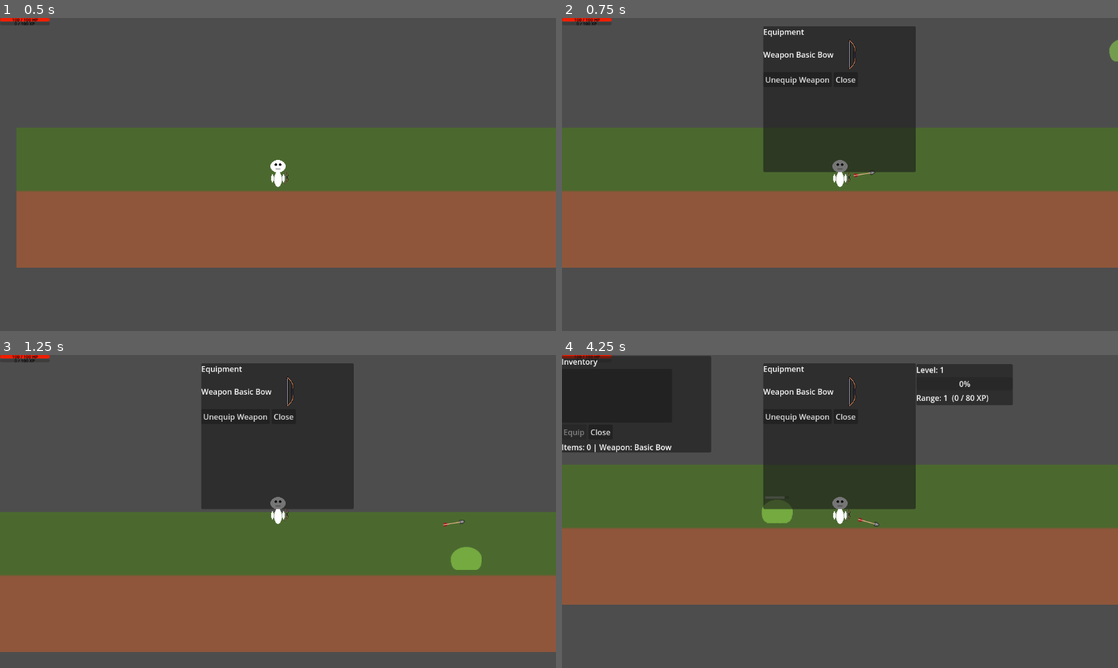
Above: before the commit, frames 1-4 (two rows, left to right).
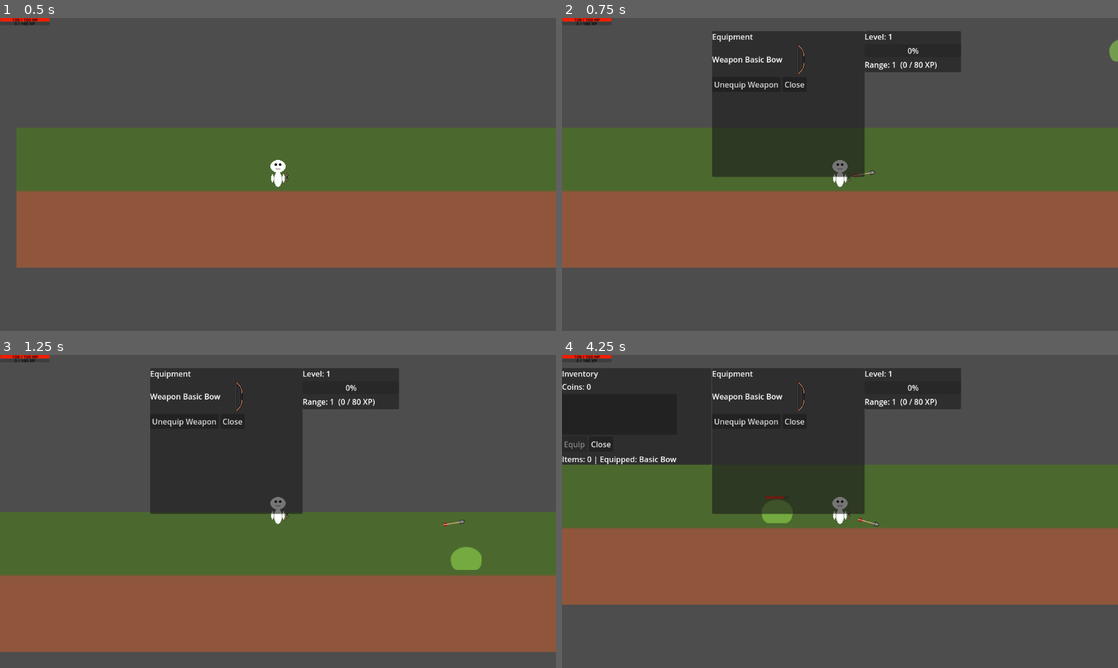
Above: after the commit, the same moments.

Repository: IcyOtter/Survivor-Wave-Like
Game: Godot game, scene res://scenes/world.tscn
The game is run twice, just before and just after one commit, with the same random seed, the same clock (stepped at 60 frames per second) and the same inputs.
Inputs (mouse positions are in pixels of both pictures, inside the frame that each line leads up to):
- Up to frame 1 (0.5 s): no input
- Up to frame 2 (0.75 s): tap Enter at 0.5 s; move the mouse to (962, 158) at 0.52 s; hold D (move_right) from 0.53 s (still down); tap C (toggle_equipment) at 0.6 s; click (962, 158) at 0.67 s
- Up to frame 3 (1.25 s): keep holding D (move_right); tap Space (jump) at 0.77 s
- Up to frame 4 (4.25 s): move the mouse to (728, 527) at 1.27 s; click (728, 527) at 1.35 s; tap Space (jump) at 1.52, 3.02, 3.77 s; tap C (toggle_equipment) at 1.55, 2.3, 3.05, 3.6 s; move the mouse to (895, 442) at 2.02 s; release D (move_right) at 2.03 s; hold A (move_left) 2.03-2.78 s; tap E (interact) at 2.1 s; move the mouse to (812, 574) at 2.77 s; hold D (move_right) from 2.78 s (still down); tap S (toggle_autofire) at 2.85 s; click (812, 574) at 2.92 s; move the mouse to (1006, 558) at 3.52 s; tap Tab (toggle_inventory) at 4.15 s

Frame 1 is identical in both runs. In frame 2, 9.5% of the frame differs, in the area x 27-72%, y 2-51%; in frame 3, 9.4%; in frame 4, 12%, in the area x 0-82%, y 0-51%.

Commit message:
- Added coins to the game - Adjusted UI to be more compact

Diff:
--- a/mobs/enemies/Green Slime/GreenSlime.tres
+++ b/mobs/enemies/Green Slime/GreenSlime.tres
@@ -1,10 +1,18 @@
-[gd_resource type="Resource" script_class="NPCDefinition" load_steps=7 format=3 uid="uid://bwmorvryn6x3c"]
+[gd_resource type="Resource" script_class="NPCDefinition" load_steps=10 format=3 uid="uid://bwmorvryn6x3c"]
 
 [ext_resource type="Script" uid="uid://cstfxioi7pfmh" path="res://scripts/DropEntry.gd" id="1_d7psj"]
+[ext_resource type="Script" uid="uid://br0lv7qvslqdf" path="res://scripts/CoinDropEntry.gd" id="1_y40q7"]
 [ext_resource type="Script" uid="uid://gptryxxcepb0" path="res://scripts/Enemy Scripts/NPCDefinition.gd" id="2_03gb4"]
 [ext_resource type="Resource" uid="uid://bbyoc5thmj6ny" path="res://items/weapons/BasicBow/BasicBow.tres" id="2_pp7x2"]
+[ext_resource type="PackedScene" uid="uid://dy3jk71n1bylw" path="res://scenes/CoinPickup.tscn" id="2_tfet5"]
 [ext_resource type="Texture2D" uid="uid://bfnao0om1m8kk" path="res://assets/enemies/slime.png" id="3_03gb4"]
 [ext_resource type="PackedScene" uid="uid://4ewapt1weyo" path="res://scenes/ItemPickup.tscn" id="3_y40q7"]
+
+[sub_resource type="Resource" id="Resource_1nxrn"]
+script = ExtResource("1_y40q7")
+max_value = 10
+coin_pickup_scene = ExtResource("2_tfet5")
+metadata/_custom_type_script = "uid://br0lv7qvslqdf"
 
 [sub_resource type="Resource" id="Resource_n1tap"]
 script = ExtResource("1_d7psj")
@@ -16,9 +24,9 @@
 [resource]
 script = ExtResource("2_03gb4")
 id = "Green_Slime"
-display_name = "Green Slime"
 max_health = 5
 xp_reward = 25
 sprite_texture = ExtResource("3_03gb4")
 drops = Array[ExtResource("1_d7psj")]([SubResource("Resource_n1tap")])
+coin_drops = Array[ExtResource("1_y40q7")]([SubResource("Resource_1nxrn")])
 metadata/_custom_type_script = "uid://gptryxxcepb0"
--- a/mobs/enemies/Green Slime/GreenSlime.tscn
+++ b/mobs/enemies/Green Slime/GreenSlime.tscn
@@ -1,9 +1,16 @@
-[gd_scene load_steps=7 format=3 uid="uid://cq8lvqa2wju0w"]
+[gd_scene load_steps=8 format=3 uid="uid://cq8lvqa2wju0w"]
 
 [ext_resource type="Script" uid="uid://t251hpwfilyd" path="res://scripts/Enemy Scripts/BaseEnemy.gd" id="1_md0e3"]
 [ext_resource type="Texture2D" uid="uid://bfnao0om1m8kk" path="res://assets/enemies/slime.png" id="2_4ra3w"]
 [ext_resource type="Script" uid="uid://c0xeprhbprjvv" path="res://scripts/Enemy Scripts/EnemyHealthBar.gd" id="2_5uy6h"]
 [ext_resource type="Resource" uid="uid://bwmorvryn6x3c" path="res://mobs/enemies/Green Slime/GreenSlime.tres" id="2_yoxs7"]
+
+[sub_resource type="StyleBoxFlat" id="StyleBoxFlat_yoxs7"]
+bg_color = Color(0.9411765, 0.11764706, 0, 1)
+corner_radius_top_left = 15
+corner_radius_top_right = 15
+corner_radius_bottom_right = 15
+corner_radius_bottom_left = 15
 
 [sub_resource type="RectangleShape2D" id="RectangleShape2D_md0e3"]
 size = Vector2(41, 41)
@@ -22,6 +29,7 @@
 offset_top = -55.0
 offset_right = 25.0
 offset_bottom = -50.0
+theme_override_styles/fill = SubResource("StyleBoxFlat_yoxs7")
 max_value = 20.0
 value = 20.0
 show_percentage = false
--- /dev/null
+++ b/scenes/CoinPickup.gd
@@ -0,0 +1,30 @@
+extends Area2D
+class_name CoinPickup
+
+@export var value: int = 1
+
+@onready var label: Label = get_node_or_null("Label") as Label
+
+func _ready() -> void:
+	monitoring = true
+	monitorable = true
+
+	_update_label()
+
+	if not body_entered.is_connected(_on_body_entered):
+		body_entered.connect(_on_body_entered)
+
+func set_value(v: int) -> void:
+	value = max(v, 0)
+	_update_label()
+
+func _update_label() -> void:
+	# Optional: if you added a Label child for debugging
+	if label != null:
+		label.text = str(value)
+
+func _on_body_entered(body: Node) -> void:
+	if body != null and is_instance_valid(body) and body.is_in_group("player"):
+		if body.has_method("add_coins"):
+			body.call("add_coins", value)
+		queue_free()
--- /dev/null
+++ b/scenes/CoinPickup.tscn
@@ -0,0 +1,19 @@
+[gd_scene load_steps=4 format=3 uid="uid://dy3jk71n1bylw"]
+
+[ext_resource type="Script" uid="uid://bwglg16woe87f" path="res://scenes/CoinPickup.gd" id="1_3ijga"]
+[ext_resource type="Texture2D" uid="uid://bnguo1msekngw" path="res://items/currencies/Coin.png" id="1_4asle"]
+
+[sub_resource type="CircleShape2D" id="CircleShape2D_3ijga"]
+radius = 6.0
+
+[node name="CoinPickup" type="Area2D"]
+script = ExtResource("1_3ijga")
+
+[node name="Sprite2D" type="Sprite2D" parent="."]
+position = Vector2(1.9073486e-06, 1.9073486e-06)
+scale = Vector2(0.34375, 0.34375)
+texture = ExtResource("1_4asle")
+
+[node name="CollisionShape2D" type="CollisionShape2D" parent="."]
+position = Vector2(0, -1)
+shape = SubResource("CircleShape2D_3ijga")
--- a/scenes/LevelHUD.gd
+++ b/scenes/LevelHUD.gd
@@ -33,7 +33,7 @@
 
 func _process(_delta: float) -> void:
 	# Toggle with the same action as inventory (Tab)
-	if Input.is_action_just_pressed("toggle_inventory"):
+	if Input.is_action_just_pressed("toggle_equipment"):
 		panel.visible = not panel.visible
 		if panel.visible:
 			_refresh()
--- a/scenes/LevelHUD.tscn
+++ b/scenes/LevelHUD.tscn
@@ -6,13 +6,13 @@
 script = ExtResource("1_0ycnv")
 
 [node name="Panel" type="PanelContainer" parent="."]
-anchors_preset = -1
+anchors_preset = 2
 anchor_top = 1.0
 anchor_bottom = 1.0
-offset_left = 734.0
-offset_top = -629.0
-offset_right = 934.0
-offset_bottom = -544.0
+offset_left = 627.0
+offset_top = -621.0
+offset_right = 827.0
+offset_bottom = -536.0
 grow_vertical = 0
 
 [node name="VBox" type="VBoxContainer" parent="Panel"]
--- a/scenes/enemy.tscn
+++ b/scenes/enemy.tscn
@@ -1,8 +1,17 @@
-[gd_scene load_steps=6 format=3 uid="uid://bn3wlq2aob8k0"]
+[gd_scene load_steps=7 format=3 uid="uid://bn3wlq2aob8k0"]
 
 [ext_resource type="Script" uid="uid://t251hpwfilyd" path="res://scripts/Enemy Scripts/BaseEnemy.gd" id="1_md0e3"]
-[ext_resource type="Texture2D" uid="uid://bfnao0om1m8kk" path="res://assets/enemies/slime.png" id="2_4ra3w"]
 [ext_resource type="Script" uid="uid://c0xeprhbprjvv" path="res://scripts/Enemy Scripts/EnemyHealthBar.gd" id="2_5uy6h"]
+
+[sub_resource type="StyleBoxFlat" id="StyleBoxFlat_5uy6h"]
+bg_color = Color(0.6, 0.6, 0.6, 0)
+
+[sub_resource type="StyleBoxFlat" id="StyleBoxFlat_4ra3w"]
+bg_color = Color(0.9411765, 0.11764706, 0, 1)
+corner_radius_top_left = 15
+corner_radius_top_right = 15
+corner_radius_bottom_right = 15
+corner_radius_bottom_left = 15
 
 [sub_resource type="RectangleShape2D" id="RectangleShape2D_md0e3"]
 size = Vector2(41, 41)
@@ -10,7 +19,7 @@
 [sub_resource type="RectangleShape2D" id="RectangleShape2D_4ra3w"]
 size = Vector2(44, 32.666664)
 
-[node name="Enemy" type="CharacterBody2D"]
+[node name="Enemy_Template" type="CharacterBody2D"]
 collision_layer = 8
 collision_mask = 5
 script = ExtResource("1_md0e3")
@@ -21,14 +30,16 @@
 offset_top = -55.0
 offset_right = 25.0
 offset_bottom = -50.0
+theme_override_styles/background = SubResource("StyleBoxFlat_5uy6h")
+theme_override_styles/fill = SubResource("StyleBoxFlat_4ra3w")
 max_value = 20.0
 value = 20.0
 show_percentage = false
 script = ExtResource("2_5uy6h")
+hide_when_full = false
 
 [node name="Sprite2D" type="Sprite2D" parent="."]
 position = Vector2(0, -32)
-texture = ExtResource("2_4ra3w")
 
 [node name="DamageArea" type="CollisionShape2D" parent="."]
 position = Vector2(0.5, -21)
--- a/scenes/world.tscn
+++ b/scenes/world.tscn
@@ -160,10 +160,11 @@
 offset_bottom = 401.0
 
 [node name="InventoryPanel" type="Panel" parent="Player/Camera2D/UI/HUD"]
-visible = false
-layout_mode = 1
-offset_right = 310.0
-offset_bottom = 200.0
+layout_mode = 1
+offset_left = 1.0
+offset_top = 25.0
+offset_right = 311.0
+offset_bottom = 225.0
 script = ExtResource("4_4mrxx")
 equipment_panel_path = NodePath("../EquipmentPanel")
 
@@ -175,6 +176,10 @@
 [node name="Label" type="Label" parent="Player/Camera2D/UI/HUD/InventoryPanel/VBoxContainer"]
 layout_mode = 2
 text = "Inventory"
+
+[node name="CoinsLabel" type="Label" parent="Player/Camera2D/UI/HUD/InventoryPanel/VBoxContainer"]
+layout_mode = 2
+text = "Coins: 0"
 
 [node name="WeaponList" type="ItemList" parent="Player/Camera2D/UI/HUD/InventoryPanel/VBoxContainer"]
 layout_mode = 2
@@ -205,10 +210,10 @@
 anchor_top = 0.036
 anchor_right = 0.409
 anchor_bottom = 0.995
-offset_left = 305.202
-offset_top = 0.63600063
-offset_right = 263.202
-offset_bottom = -80.0
+offset_left = 199.202
+offset_top = 10.636001
+offset_right = 157.202
+offset_bottom = -70.0
 script = ExtResource("5_7r4gi")
 
 [node name="VBoxContainer" type="VBoxContainer" parent="Player/Camera2D/UI/HUD/EquipmentPanel"]
--- /dev/null
+++ b/scripts/CoinDropEntry.gd
@@ -0,0 +1,11 @@
+extends Resource
+class_name CoinDropEntry
+
+@export var chance: float = 1.0
+
+# Random coin value range
+@export var min_value: int = 1
+@export var max_value: int = 1
+
+# Scene that represents the coin pickup in the world
+@export var coin_pickup_scene: PackedScene
--- a/scripts/Enemy Scripts/BaseEnemy.gd
+++ b/scripts/Enemy Scripts/BaseEnemy.gd
@@ -23,6 +23,7 @@
 var _touching_target: Node = null
 var _contact_timer: float = 0.0
 var drops: Array[DropEntry] = []
+var coin_drops: Array[CoinDropEntry] = []
 
 @export var drop_offset: Vector2 = Vector2(0, -8)
 @export var drop_raycast_distance: float = 200.0
@@ -61,6 +62,7 @@
 	stop_distance = npc_def.stop_distance
 	contact_damage = npc_def.contact_damage
 	drops = npc_def.drops
+	coin_drops = npc_def.coin_drops
 
 	# Optional sprite convenience
 	if sprite != null:
@@ -111,6 +113,7 @@
 
 func die() -> void:
 	_try_drop_loot()
+	_try_drop_coins()
 
 		# Award XP (total + range skill for now)
 	if npc_def != null and npc_def.xp_reward > 0:
@@ -176,6 +179,65 @@
 	parent.call_deferred("add_child", pickup)
 	pickup.set_deferred("global_position", final_pos)
 
+func _try_drop_coins() -> void:
+	if coin_drops.is_empty():
+		return
+
+	var rng: RandomNumberGenerator = RandomNumberGenerator.new()
+	rng.randomize()
+
+	for entry: CoinDropEntry in coin_drops:
+		if entry == null:
+			continue
+		if entry.coin_pickup_scene == null:
+			continue
+
+		if rng.randf() <= entry.chance:
+			var min_v: int = maxi(entry.min_value, 0)
+			var max_v: int = maxi(entry.max_value, min_v)
+			var value: int = rng.randi_range(min_v, max_v)
+
+			# Defer spawn to avoid physics flush issues (same as your item drop)
+			call_deferred("_spawn_coin_pickup_deferred", entry, value)
+			# If you only want ONE coin drop entry max, you can break here:
+			# break
+
+func _spawn_coin_pickup_deferred(entry: CoinDropEntry, value: int) -> void:
+	var coin := entry.coin_pickup_scene.instantiate()
+	if coin == null:
+		push_warning("Enemy coin drop: failed to instantiate coin_pickup_scene.")
+		return
+
+	# Standardized API: CoinPickup.gd implements set_value(v)
+	if coin.has_method("set_value"):
+		coin.call("set_value", value)
+	else:
+		push_warning("Enemy coin drop: coin pickup scene script is missing set_value(v).")
+
+	# Ground placement (same as your item drop)
+	var start_pos := global_position + Vector2(0, -16)
+
+	var space := get_world_2d().direct_space_state
+	var query := PhysicsRayQueryParameters2D.create(
+		start_pos,
+		start_pos + Vector2(0, 800)
+	)
+	query.collision_mask = GROUND_MASK
+	query.exclude = [self]
+
+	var result := space.intersect_ray(query)
+
+	var final_pos := start_pos
+	if result.size() > 0:
+		final_pos = result["position"] - Vector2(0, drop_clearance)
+
+	var parent := get_parent()
+	if parent == null:
+		parent = get_tree().current_scene
+
+	parent.call_deferred("add_child", coin)
+	coin.set_deferred("global_position", final_pos)
+
 func _on_contact_body_entered(body: Node) -> void:
 	# If you want to be stricter, check group "player" instead.
 	if body != null and is_instance_valid(body) and body.has_method("take_damage"):
--- a/scripts/Enemy Scripts/NPCDefinition.gd
+++ b/scripts/Enemy Scripts/NPCDefinition.gd
@@ -16,3 +16,4 @@
 @export var sprite_scale: Vector2 = Vector2(1, 1)
 
 @export var drops: Array[DropEntry] = []
+@export var coin_drops: Array[CoinDropEntry] = []
--- a/scripts/InventoryUI.gd
+++ b/scripts/InventoryUI.gd
@@ -1,5 +1,6 @@
 extends Panel
 
+@onready var coins_label: Label = $VBoxContainer/CoinsLabel
 @onready var weapon_list: ItemList = $VBoxContainer/WeaponList
 @onready var hint_label: Label = $VBoxContainer/HintLabel
 @onready var equip_button: Button = $VBoxContainer/ButtonsRow/EquipButton
@@ -9,6 +10,7 @@
 
 var _weapon_manager: WeaponManager = null
 var _equipment_ui: Node = null
+var _player: Node = null
 
 func _ready() -> void:
 	visible = false
@@ -23,11 +25,9 @@
 	if not weapon_list.item_selected.is_connected(_on_item_selected):
 		weapon_list.item_selected.connect(_on_item_selected)
 
-	if not weapon_list.item_activated.is_connected(_on_item_activated):
-		weapon_list.item_activated.connect(_on_item_activated)
+	_equipment_ui = get_node_or_null(equipment_panel_path)
 
-	_equipment_ui = get_node_or_null(equipment_panel_path)
-	_bind_weapon_manager()
+	_bind_player_and_weapon_manager()
 	_refresh()
 
 func _process(_delta: float) -> void:
@@ -39,13 +39,13 @@
 	if visible and Input.is_action_just_pressed("ui_cancel"):
 		visible = false
 
-func _bind_weapon_manager() -> void:
-	var player := get_tree().get_first_node_in_group("player")
-	if player == null:
+func _bind_player_and_weapon_manager() -> void:
+	_player = get_tree().get_first_node_in_group("player")
+	if _player == null:
 		push_warning("InventoryUI: Player not found in group 'player'.")
 		return
 
-	_weapon_manager = player.get_node_or_null("WeaponManager") as WeaponManager
+	_weapon_manager = _player.get_node_or_null("WeaponManager") as WeaponManager
 	if _weapon_manager == null:
 		push_warning("InventoryUI: WeaponManager not found under Player.")
 		return
@@ -53,18 +53,28 @@
 	if not _weapon_manager.inventory_updated.is_connected(_on_inventory_updated):
 		_weapon_manager.inventory_updated.connect(_on_inventory_updated)
 
+	# Bind coins signal (live updates)
+	if _player.has_signal("coins_changed"):
+		if not _player.coins_changed.is_connected(_on_coins_changed):
+			_player.coins_changed.connect(_on_coins_changed)
+
 	print("InventoryUI: Bound to WeaponManager successfully.")
 
 func _on_inventory_updated() -> void:
 	_refresh()
 
+func _on_coins_changed(_coins: int) -> void:
+	# If inventory is closed, you can still update; it’s cheap.
+	_refresh_coins()
+
 func _refresh() -> void:
+	_refresh_coins()
+
 	weapon_list.clear()
 
 	if _weapon_manager == null or _weapon_manager.inventory == null:
 		hint_label.text = "Inventory not available."
 		equip_button.disabled = true
-		equip_button.text = "Equip"
 		return
 
 	var inv := _weapon_manager.inventory
@@ -74,44 +84,43 @@
 		var qty := inv.get_item_qty(i)
 		weapon_list.add_item("%s  x%d" % [item_name, qty])
 
-	# Button enable + label based on selection
-	_update_equip_button_state()
-
-	# Equipped status
-	var weapon_text := "(none)"
-	if inv.has_equipped_weapon():
-		weapon_text = inv.get_equipped_weapon_name()
-
-
-	hint_label.text = "Items: %d | Weapon: %s" % [inv.items.size(), weapon_text]
-
-func _on_item_selected(_index: int) -> void:
-	_update_equip_button_state()
-
-func _update_equip_button_state() -> void:
-	if _weapon_manager == null or _weapon_manager.inventory == null:
-		equip_button.disabled = true
-		equip_button.text = "Equip"
-		return
-
-	var inv := _weapon_manager.inventory
+	# Enable equip only if something is selected (weapon or ammo)
 	var selected := weapon_list.get_selected_items()
 	if selected.is_empty():
 		equip_button.disabled = true
-		equip_button.text = "Equip"
+	else:
+		var t := inv.get_item_type(selected[0])
+		equip_button.disabled = not (t == "weapon" or t == "ammo")
+
+	var equipped_text := "(none)"
+	if inv.has_equipped_weapon():
+		equipped_text = inv.get_equipped_weapon_name()
+
+	hint_label.text = "Items: %d | Equipped: %s" % [inv.items.size(), equipped_text]
+
+func _refresh_coins() -> void:
+	if coins_label == null:
+		return
+	if _player == null or not is_instance_valid(_player):
+		coins_label.text = "Coins: 0"
 		return
 
-	var index := selected[0]
-	var t := inv.get_item_type(index)
+	# Use property if present; fallback to method if you added get_coins()
+	var coins_value: int = 0
+	if "coins" in _player:
+		coins_value = int(_player.get("coins"))
+	elif _player.has_method("get_coins"):
+		coins_value = int(_player.call("get_coins"))
 
-	var can_equip := (t == "weapon")
-	equip_button.disabled = not can_equip
+	coins_label.text = "Coins: %d" % coins_value
 
-	# Optional UX: change button text based on item type
-	if t == "weapon":
-		equip_button.text = "Equip Weapon"
-	else:
-		equip_button.text = "Equip"
+func _on_item_selected(index: int) -> void:
+	if _weapon_manager == null or _weapon_manager.inventory == null:
+		equip_button.disabled = true
+		return
+
+	var t := _weapon_manager.inventory.get_item_type(index)
+	equip_button.disabled = not (t == "weapon" or t == "ammo")
 
 func _on_equip_pressed() -> void:
 	if _weapon_manager == null or _weapon_manager.inventory == null:
@@ -131,36 +140,15 @@
 
 	if t == "weapon":
 		_weapon_manager.equip_from_inventory(index)
+	elif t == "ammo":
+		_weapon_manager.equip_ammo_from_inventory(index)
 	else:
 		push_warning("Equip: Unsupported item type: %s" % t)
-		return
 
-	# Open equipment panel (optional)
+	_refresh()
+
 	if _equipment_ui != null and _equipment_ui.has_method("open"):
 		_equipment_ui.call("open")
 
-	# Refresh UI (note: inventory_changed will also trigger refresh via signal)
-	_refresh()
-
-func _on_item_activated(index: int) -> void:
-	if _weapon_manager == null or _weapon_manager.inventory == null:
-		return
-
-	var inv := _weapon_manager.inventory
-	var t := inv.get_item_type(index)
-
-	# Only equip weapons (per your current simplified system)
-	if t != "weapon":
-		return
-
-	_weapon_manager.equip_from_inventory(index)
-
-	# Optional: open equipment panel
-	if _equipment_ui != null and _equipment_ui.has_method("open"):
-		_equipment_ui.call("open")
-
-	_refresh()
-
-
 func _on_close_pressed() -> void:
 	visible = false
--- a/scripts/Player/player.gd
+++ b/scripts/Player/player.gd
@@ -8,9 +8,15 @@
 @export var gravity: float = 1200.0
 
 var _auto_fire_enabled: bool = false
+
+# Item management
 var _nearby_pickups: Array[ItemPickup] = []
+signal coins_changed(coins: int)
+
+var coins: int = 0
 
 
+# Health management
 signal health_changed(current: int, max: int)
 @export var max_health: int = 100
 var health: int
@@ -110,3 +116,10 @@
 func die() -> void:
 	print("Player died")
 	queue_free()
+
+func add_coins(amount: int) -> void:
+	if amount <= 0:
+		return
+	coins += amount
+	emit_signal("coins_changed", coins)
+	print("Coins:", coins)
Binary file added: items/currencies/Coin.png
Not shown, added: items/currencies/Coin.png.import
Not shown, added: scenes/CoinPickup.gd.uid
Not shown, added: scripts/CoinDropEntry.gd.uid
